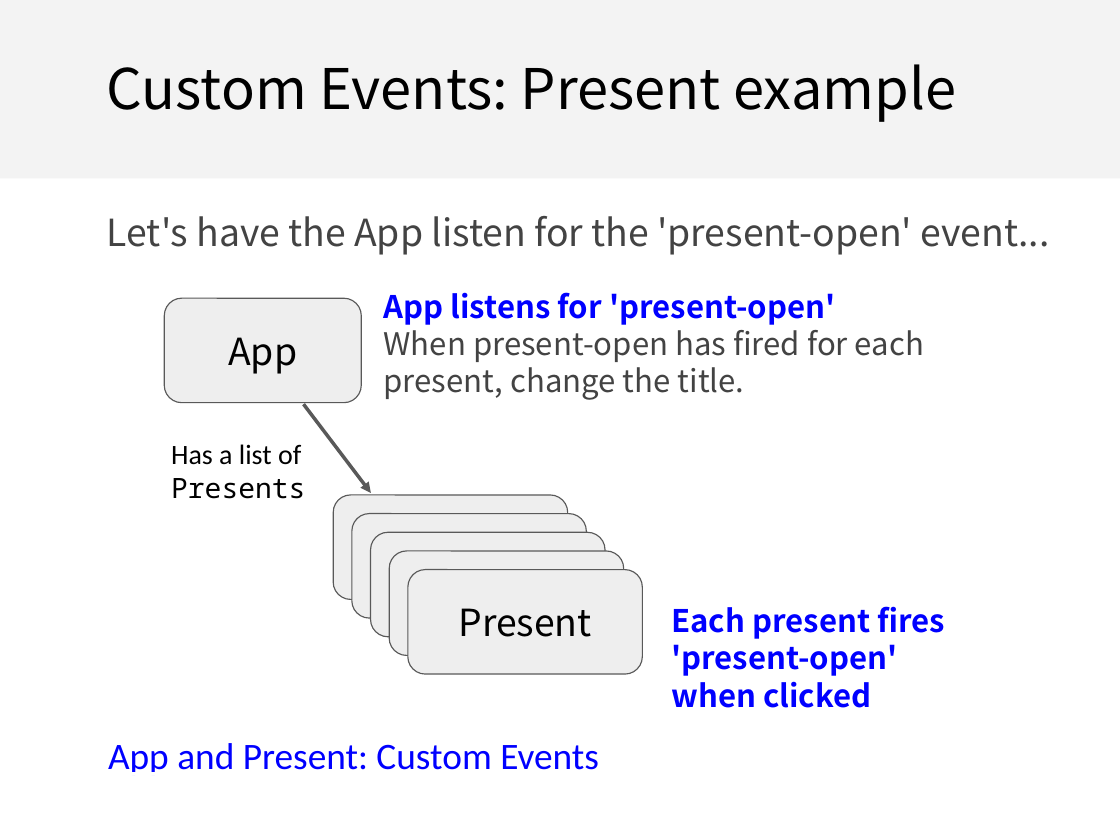
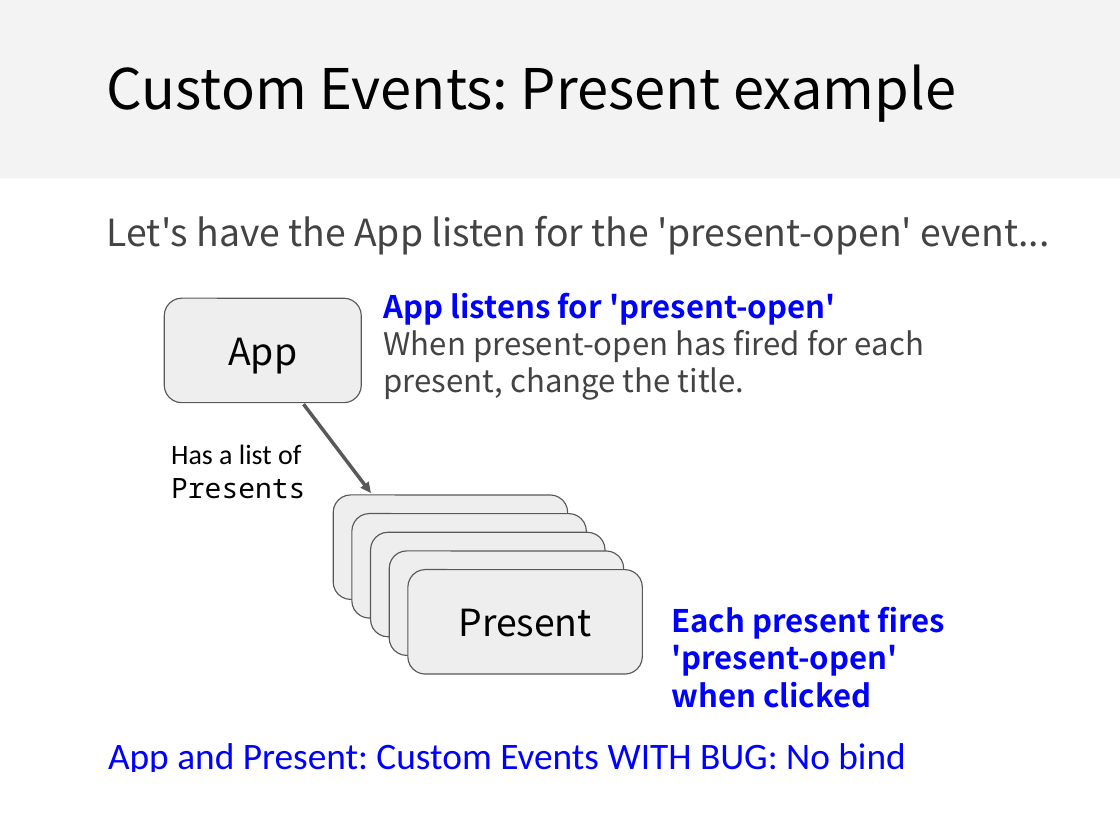
Before and after one commit to fullstackccu/fullstackccu.github.io, a slide deck: slide 45 of lectures/13/lecture13.pptx. Drawn at 1120x840 pixels with LibreOffice and Linux fonts; fonts in the diff are those of the drawing. Boxes give left, top, right and bottom in pixels: in the first picture for what was removed or moved away, otherwise in the second. Text is boxed around its words. In the diff, an @@ line names an element or a change of style, - is before the commit and + after.

```diff
--- a/lectures/13/lecture13.pptx
+++ b/lectures/13/lecture13.pptx
@@ text at (108, 743, 905, 772): text changed @@
-App and Present: Custom Events
+App and Present: Custom Events WITH BUG: No bind
```
Also in this commit, not shown: 5 other slides changed, 1 other file.
